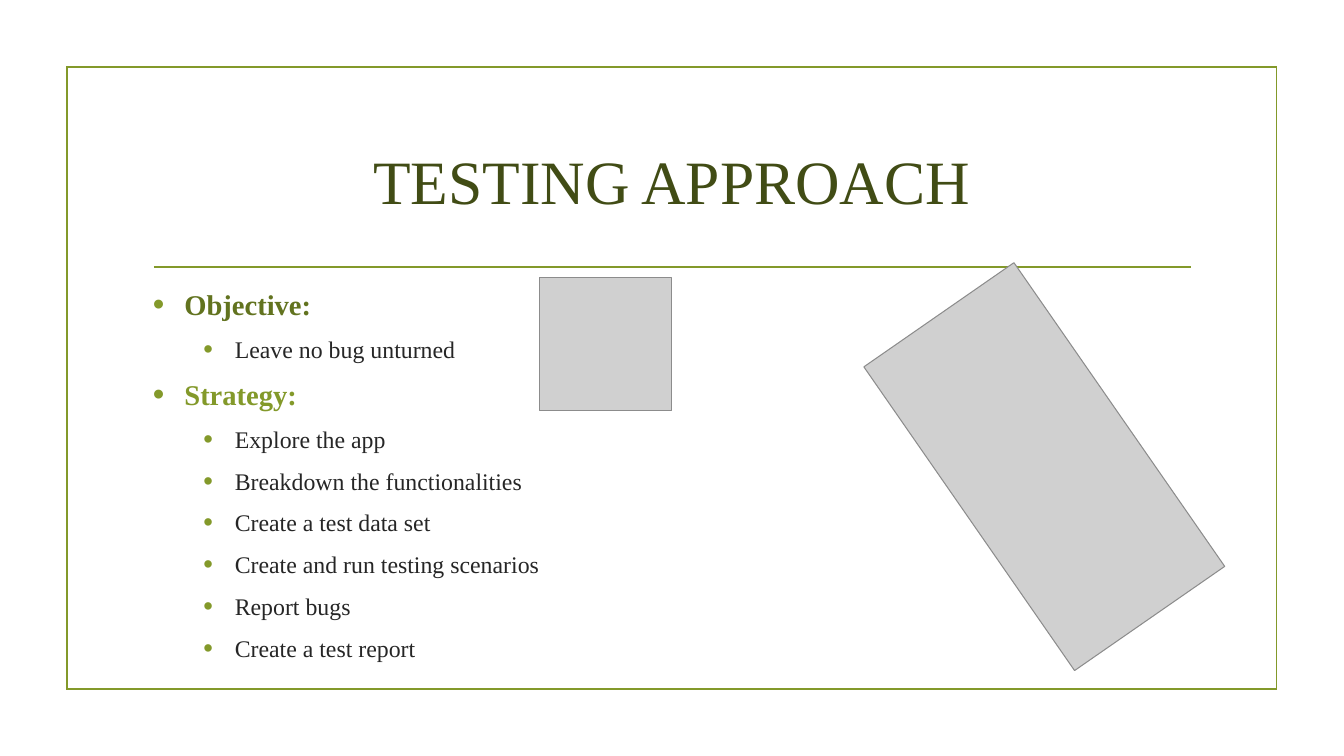
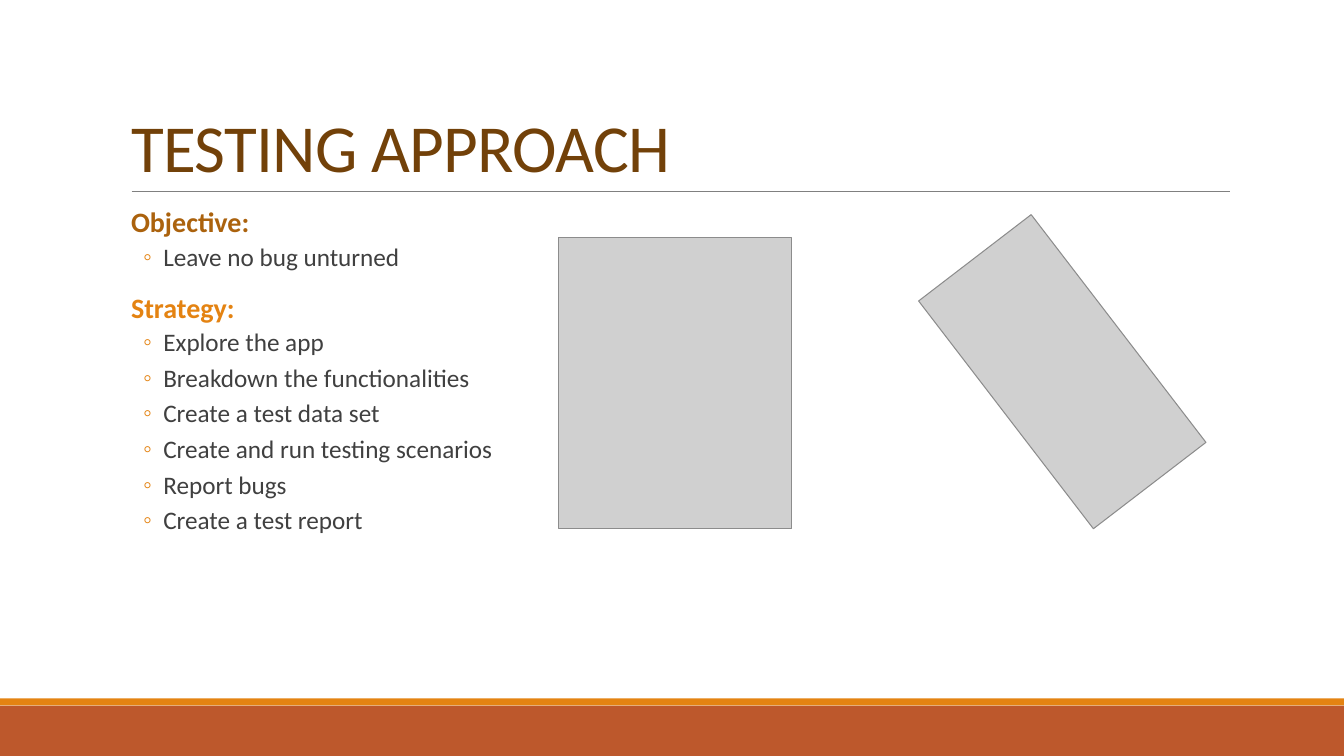
Before and after one commit to corinaradu/siit-testing, a slide deck: slide 3 of final-project/virtual-cards/virtual-cards.pptx. Drawn at 1344x756 pixels with LibreOffice and Linux fonts; fonts in the diff are those of the drawing; grey boxes stand for pictures; background and template pictures are left out. Boxes give left, top, right and bottom in pixels: in the first picture for what was removed or moved away, otherwise in the second. Text is boxed around its words. In the diff, an @@ line names an element or a change of style, - is before the commit and + after.

```diff
--- a/final-project/virtual-cards/virtual-cards.pptx
+++ b/final-project/virtual-cards/virtual-cards.pptx
@@ title "TESTING APPROACH": place and size @@
-title "TESTING APPROACH" at (373,163,969,205)
+title "TESTING APPROACH" at (131,128,670,173)
@@ title "TESTING APPROACH" at (131,128,670,173): size 44 to 48 pt, font Times New Roman to Calibri, text colour #414D15 to #724209, letter spacing 0 to -0.5 pt; alignment centre to left; line spacing 1 to 0.85; vertical alignment middle to bottom @@
@@ rectangle removed at (67,68,1276,690) @@
@@ text "Objective:": place and size @@
-text "Objective:" at (184,295,539,662)
+text "Objective:" at (131,212,492,533)
@@ text "Objective:" at (131,212,492,533): size 20.4 to 20 pt in "Objective:", "Strategy:"; font Times New Roman to Calibri; text colour #62731F to #AB620D in "Objective:"; size 17 to 18 pt, text colour #262626 to #404040 in "Leave no bug unturned", "Explore the app", "Breakdown the functionalities", "Create a test data set" and 3 more places; text colour #83992A to #E48312 in "Strategy:"; bullet • to  ; line spacing 1 to 0.9; more space between paragraphs; bullet colour #83992A to #E48312; bullet • to ◦; less space between paragraphs @@
@@ line moved from (154, 267) - (1191, 267) to (132, 192) - (1231, 192) @@
@@ line (132, 192) - (1231, 192): stroke #83992A 1.25 pt to #808080 0.5 pt @@
@@ picture added at (559,238,791,529) @@
@@ picture at (918,214,1206,529): rotation 55 to 52 degrees @@
@@ picture removed at (539,278,673,411) @@
@@ rectangle added at (0,706,1344,756), fill #BD582C @@
@@ rectangle added at (0,699,1344,706), fill #E48312 @@
```
Also in this commit, not shown: 3 other slides changed, 2 slides added, 1 slide removed, 9 other files.
